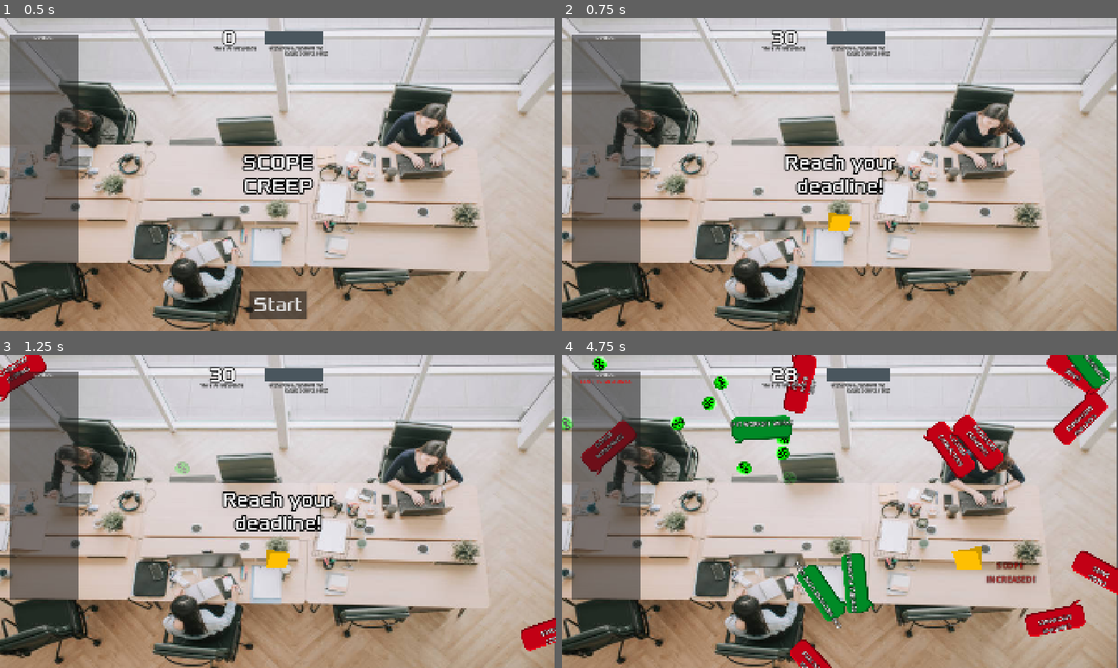
Above: before the commit, frames 1-4 (two rows, left to right).
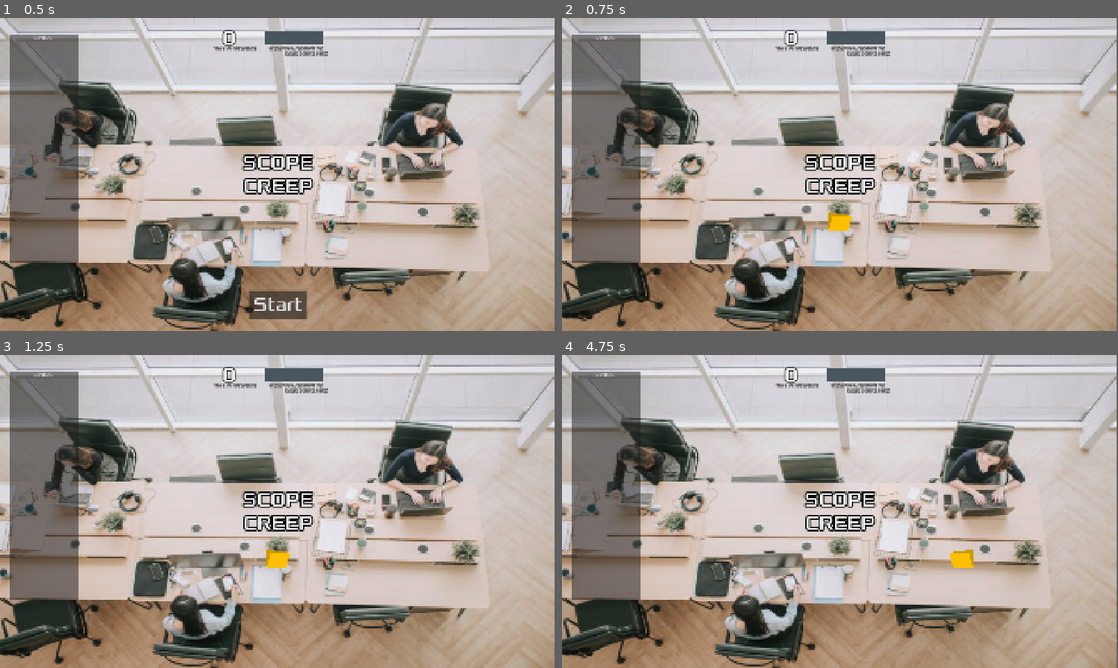
Above: after the commit, the same moments.

Repository: jorj-cedar/scope-creep
Game: Godot game, scene res://scenes/main.tscn
Two runs of this game, one before a commit and one after it. Both use one fixed random seed, a clock stepped at 60 frames per second and the inputs below.
Inputs:
- Up to frame 1 (0.5 s): no input
- Up to frame 2 (0.75 s): click "Start" at 0.5 s
- Up to frame 3 (1.25 s): no input
- Up to frame 4 (4.75 s): hold Right (move_right) 1.28-2.03 s; hold Down (move_down) 2.03-2.78 s; hold Right (move_right) 2.78-3.53 s; hold Up (move_up) 3.53-4.28 s; hold Left (move_left) from 4.28 s (still down)

Frame 1 is identical in both runs. In frame 2, 1.8% of the frame differs, in the area x 35-61%, y 3-57%; in frame 3, 3.0%; in frame 4, 12%, in the area x 0-100%, y 0-100%.
Error after the commit: Invalid assignment of property or key 'animation' with value of type 'String' on a base object of type 'Area2D (player.gd)'. (res://scripts/main.gd:119)

Commit message:
Update main.gd

Diff:
--- a/scripts/main.gd
+++ b/scripts/main.gd
@@ -116,6 +116,7 @@
 	$Player.scale.y = 1
 
 	$Player.start($StartPosition.position)
+	$Player.animation = "folder_empty"
 	$Player/CollisionShape2D.set_deferred("disabled", false)
 	$StartTimer.start()
 	$PickupTimer.start()
